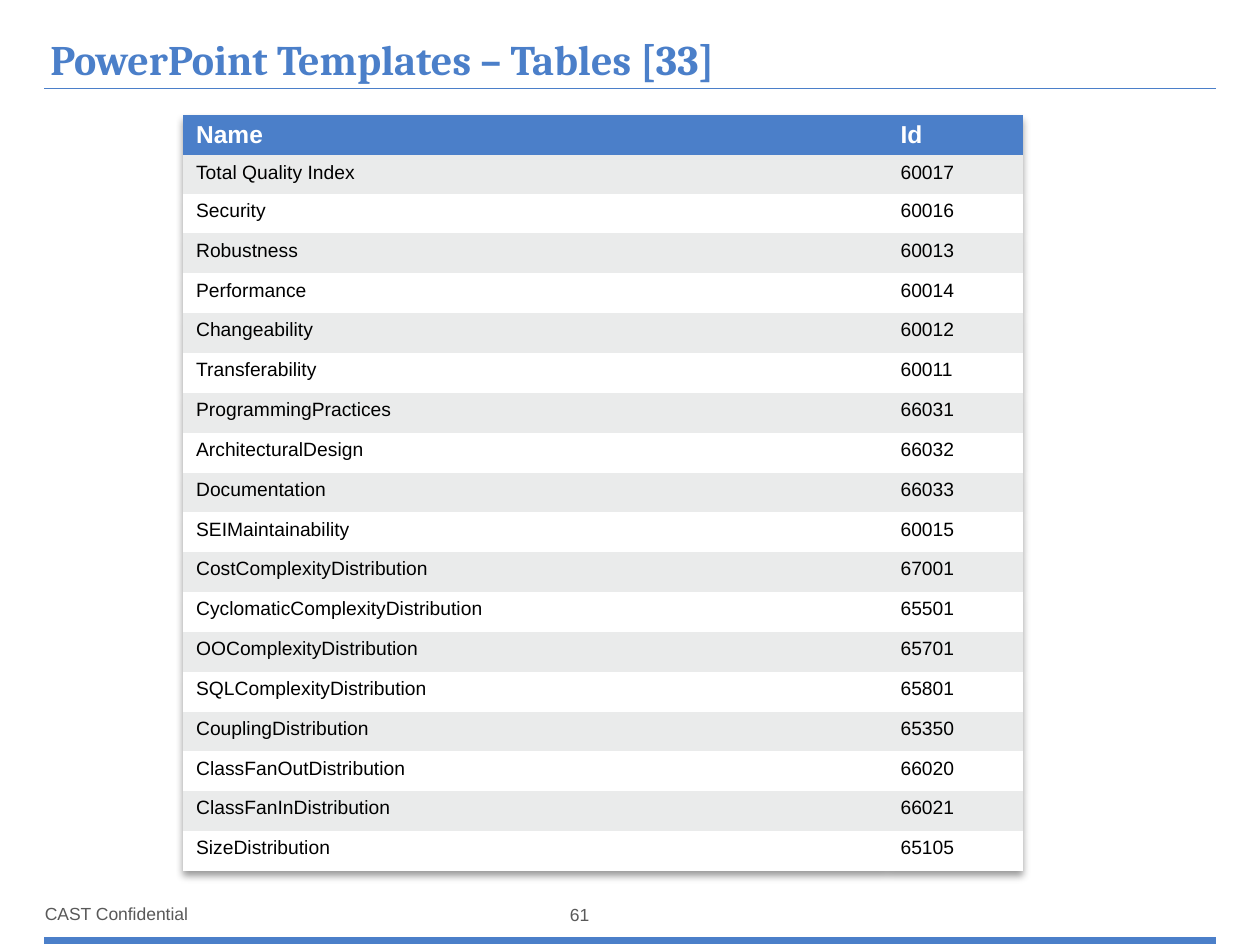
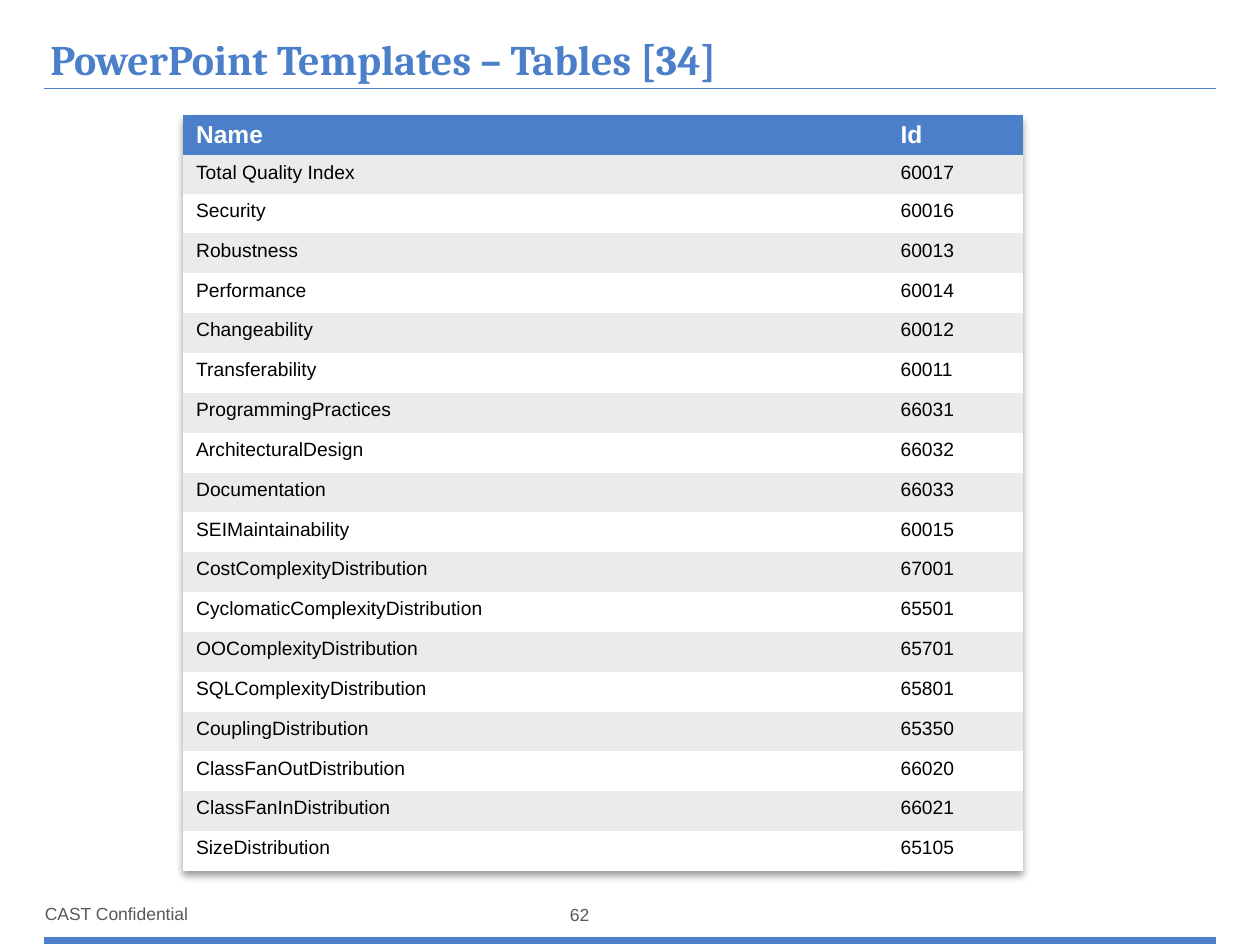
Before and after one commit to CAST-projects/ReportGenerator, a slide deck: slide 62 of CastReporting.Reporting/TemplatesFiles/1- Powerpoint-components-library.pptx (slide 61 before the commit). Drawn at 1260x945 pixels with LibreOffice and Linux fonts; fonts in the diff are those of the drawing; background and template pictures are left out. Boxes give left, top, right and bottom in pixels: in the first picture for what was removed or moved away, otherwise in the second. Text is boxed around its words. In the diff, an @@ line names an element or a change of style, - is before the commit and + after.

```diff
--- a/CastReporting.Reporting/TemplatesFiles/1- Powerpoint-components-library.pptx
+++ b/CastReporting.Reporting/TemplatesFiles/1- Powerpoint-components-library.pptx
@@ title at <box>50,44,716,84</box>: text changed @@
-PowerPoint Templates – Tables [33]
+PowerPoint Templates – Tables [34]
@@ page number at <box>570,909,589,921</box>: text changed @@
-61
+62
```
Also in this commit, not shown: 3 other slides changed, 1 slide added, 1 other file.
